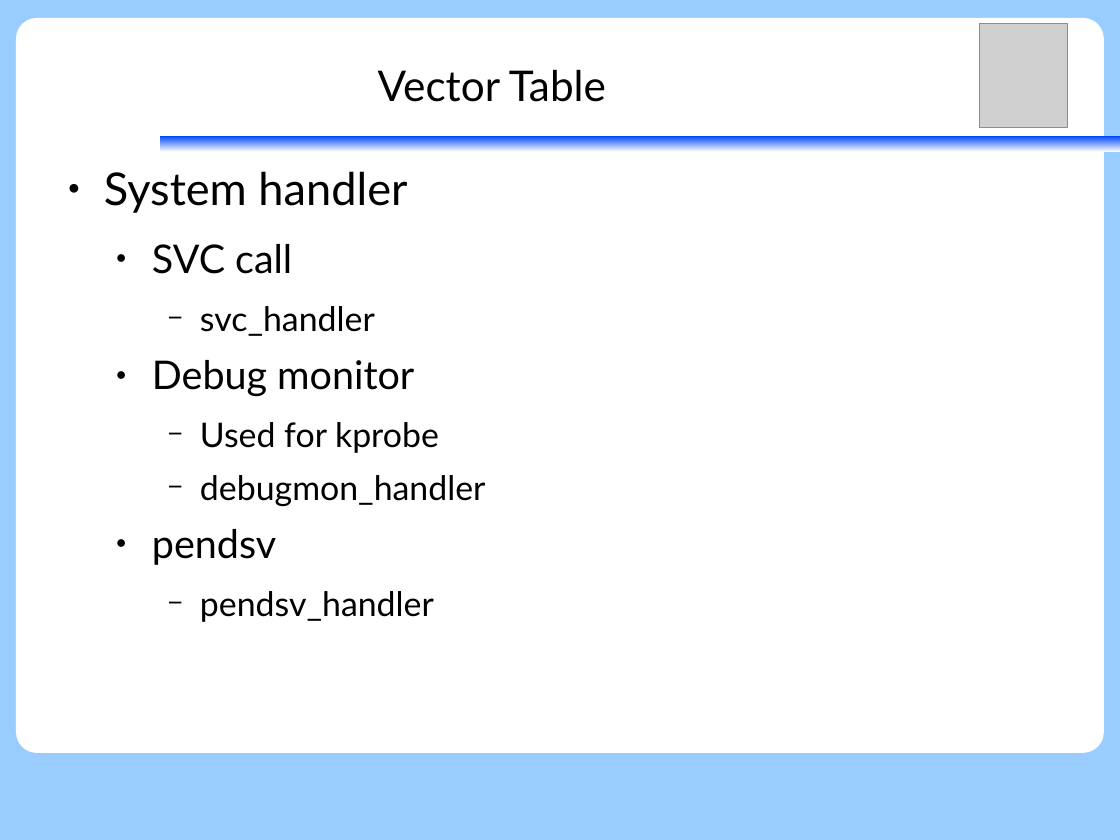
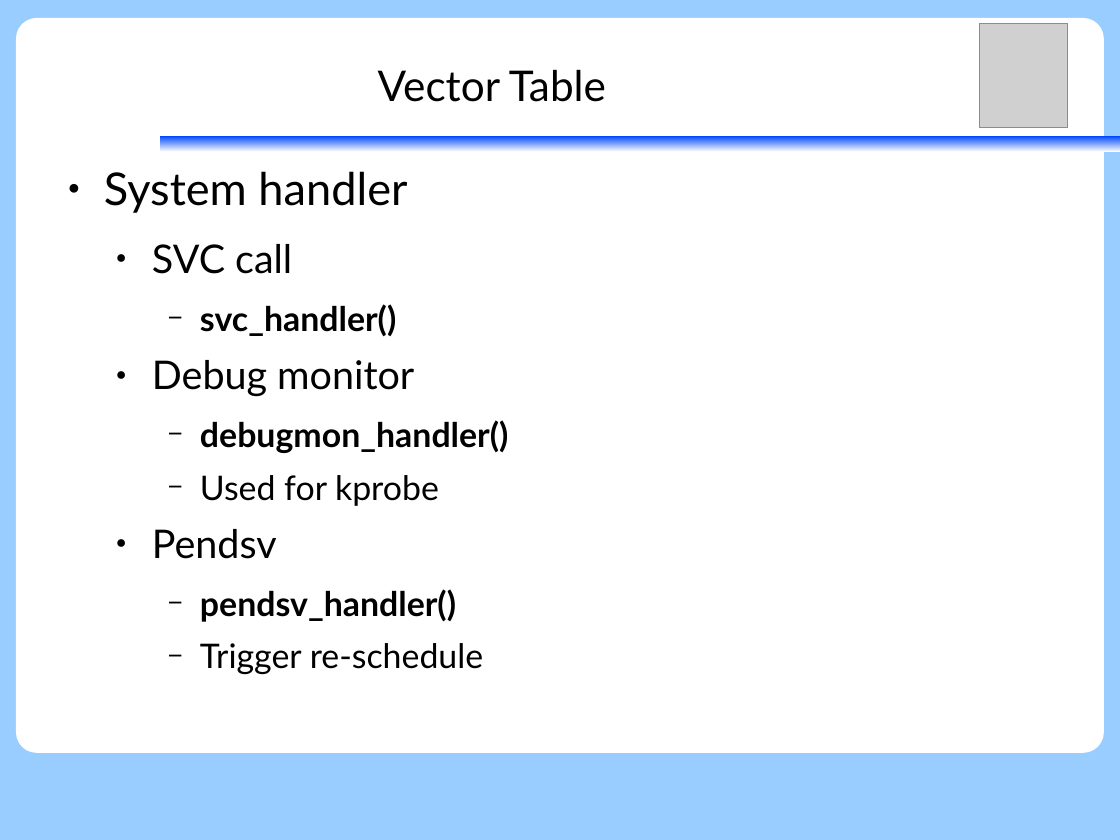
Before and after one commit to vh21/documents, a slide deck: slide 16 of ukernel/f9-microkernel-mcu-integration.odp (slide 10 before the commit). Drawn at 1120x840 pixels with LibreOffice and Linux fonts; fonts in the diff are those of the drawing; grey boxes stand for pictures. Boxes give left, top, right and bottom in pixels: in the first picture for what was removed or moved away, otherwise in the second. Text is boxed around its words. In the diff, an @@ line names an element or a change of style, - is before the commit and + after.

```diff
--- a/ukernel/f9-microkernel-mcu-integration.odp
+++ b/ukernel/f9-microkernel-mcu-integration.odp
@@ text at box(200, 304, 396, 336): text changed; bold on @@
-    − svc_handler
+    − svc_handler()
@@ text at box(200, 420, 508, 453): paragraph added @@
+    − debugmon_handler()
@@ text at box(152, 529, 483, 675): text changed @@
-    − debugmon_handler
-  ● pendsv
-    − pendsv_handler
+  ● Pendsv
+    − pendsv_handler()
+    − Trigger re-schedule
```
Also in this commit, not shown: 7 other slides changed, 7 slides added, 3 slides removed.
